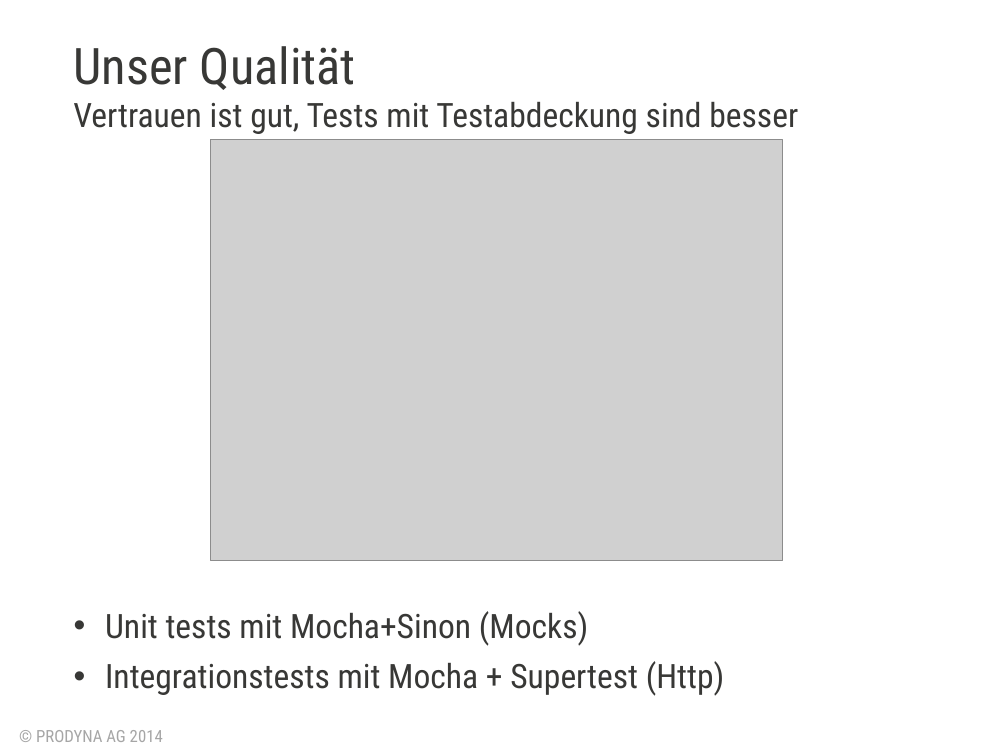
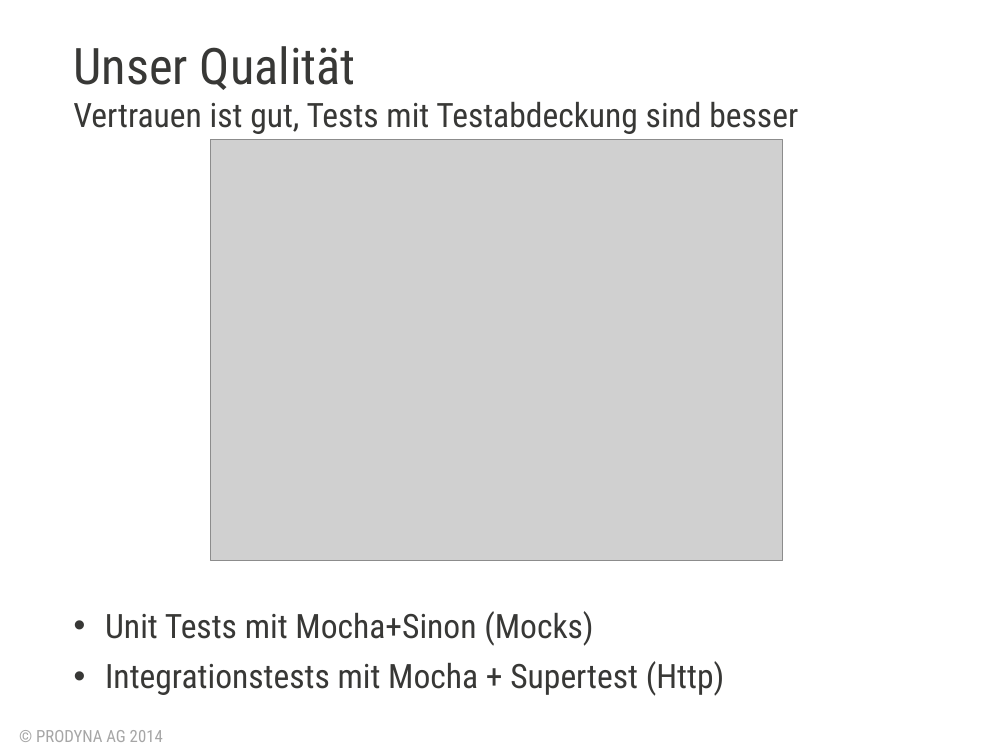
Before and after one commit to lagranovskiy/timetracker-server, a slide deck: slide 23 of doc/AbschlussPräsentation.pptx (slide 21 before the commit). Drawn at 1008x756 pixels with LibreOffice and Linux fonts; fonts in the diff are those of the drawing; grey boxes stand for pictures; background and template pictures are left out. Boxes give left, top, right and bottom in pixels: in the first picture for what was removed or moved away, otherwise in the second. Text is boxed around its words. In the diff, an @@ line names an element or a change of style, - is before the commit and + after.

```diff
--- a/doc/AbschlussPräsentation.pptx
+++ b/doc/AbschlussPräsentation.pptx
@@ text at (x1=105, y1=611, x2=593, y2=646): text changed @@
-• Unit tests mit Mocha+Sinon (Mocks)
+• Unit Tests mit Mocha+Sinon (Mocks)
```
Also in this commit, not shown: 14 other slides changed, 3 slides added, 1 other file.
